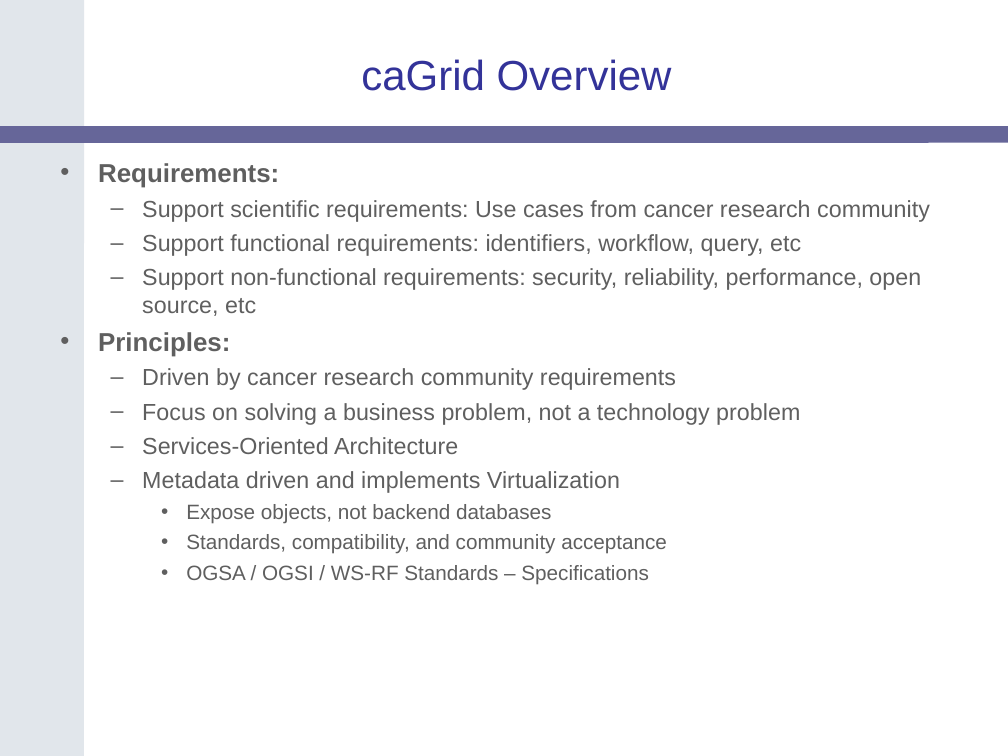
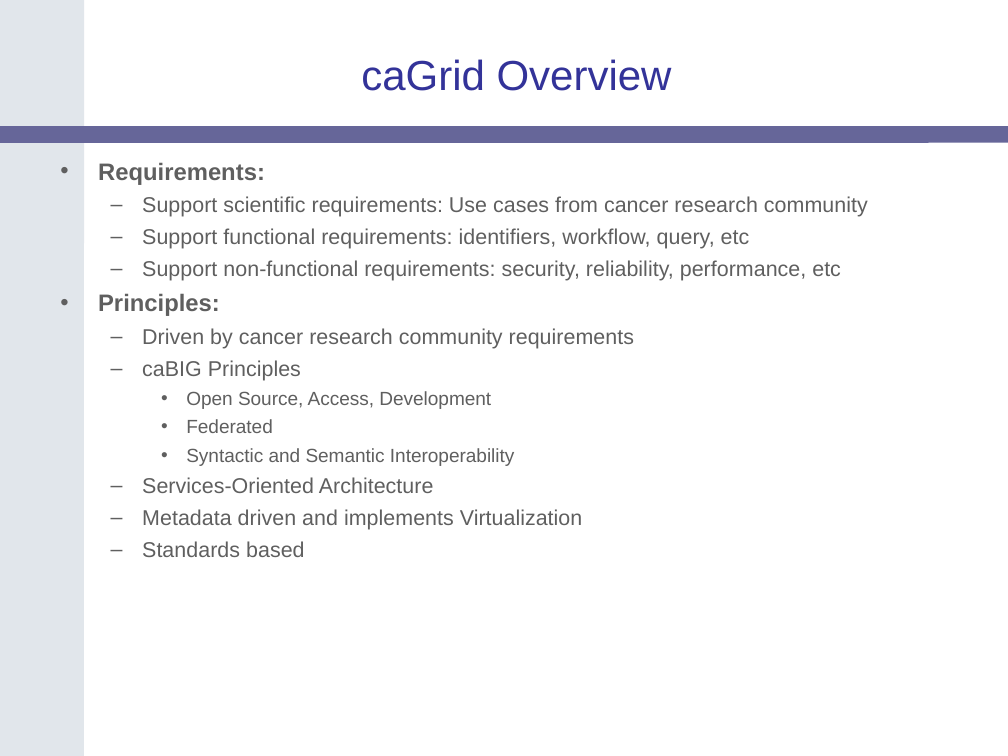
Before and after one commit to NCIP/cagrid-docs, a slide deck: slide 5 of presentations/200604_AnnualMeeting/caGrid-1.0-Architecture_caBIG-Annual-Meeting06.ppt (slide 3 before the commit). Drawn at 1008x756 pixels with LibreOffice and Linux fonts; fonts in the diff are those of the drawing; background and template pictures are left out. Boxes give left, top, right and bottom in pixels: in the first picture for what was removed or moved away, otherwise in the second. Text is boxed around its words. In the diff, an @@ line names an element or a change of style, - is before the commit and + after.

Commit message:
update to overview

```diff
--- a/presentations/200604_AnnualMeeting/caGrid-1.0-Architecture_caBIG-Annual-Meeting06.ppt
+++ b/presentations/200604_AnnualMeeting/caGrid-1.0-Architecture_caBIG-Annual-Meeting06.ppt
@@ text at bbox=[98, 162, 868, 530]: size 18.5 to 17 pt in "Requirements:", "Principles:"; size 16.6 to 15.3 pt in "Support scientific requirements: Use cases from cancer ...", "Support functional requirements: identifiers, workflow, quer ...", "Driven by cancer research community requirements", "Services-Oriented Architecture" and 1 more places @@
@@ text at bbox=[142, 260, 841, 281]: text changed; size 16.6 to 15.3 pt @@
-  – Support non-functional requirements: security, reliability, performance, open source, etc
+  – Support non-functional requirements: security, reliability, performance, etc
@@ text at bbox=[142, 360, 515, 466]: text changed; size 16.6 to 13.6 pt @@
-  – Focus on solving a business problem, not a technology problem
+  – caBIG Principles
+    • Open Source, Access, Development
+    • Federated
+    • Syntactic and Semantic Interoperability
@@ text at bbox=[142, 541, 305, 557]: text changed; size 14.8 to 15.3 pt @@
-    • Expose objects, not backend databases
-    • Standards, compatibility, and community acceptance
-    • OGSA / OGSI / WS-RF Standards – Specifications
+  – Standards based
```
Also in this commit, not shown: 3 other slides changed, 9 slides added, 1 slide removed.
